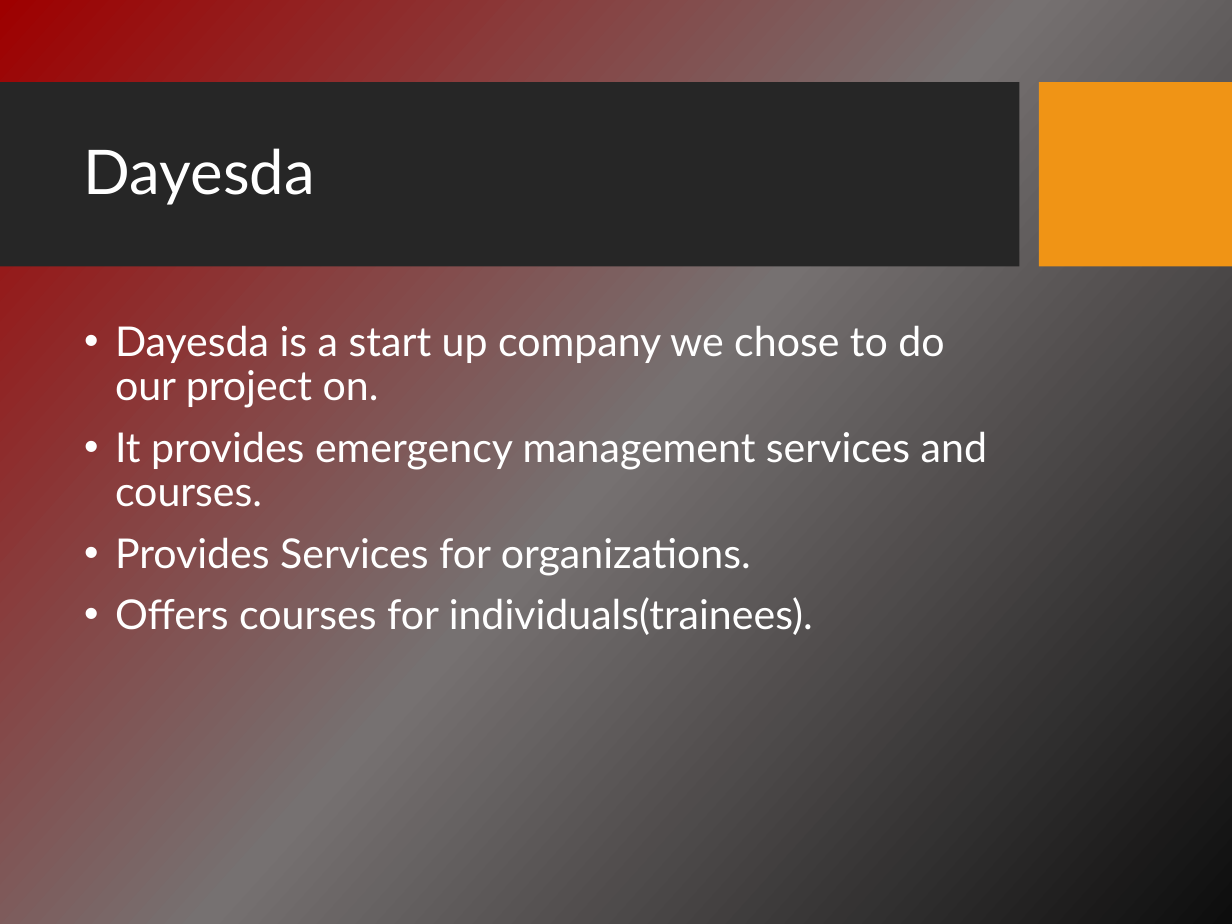
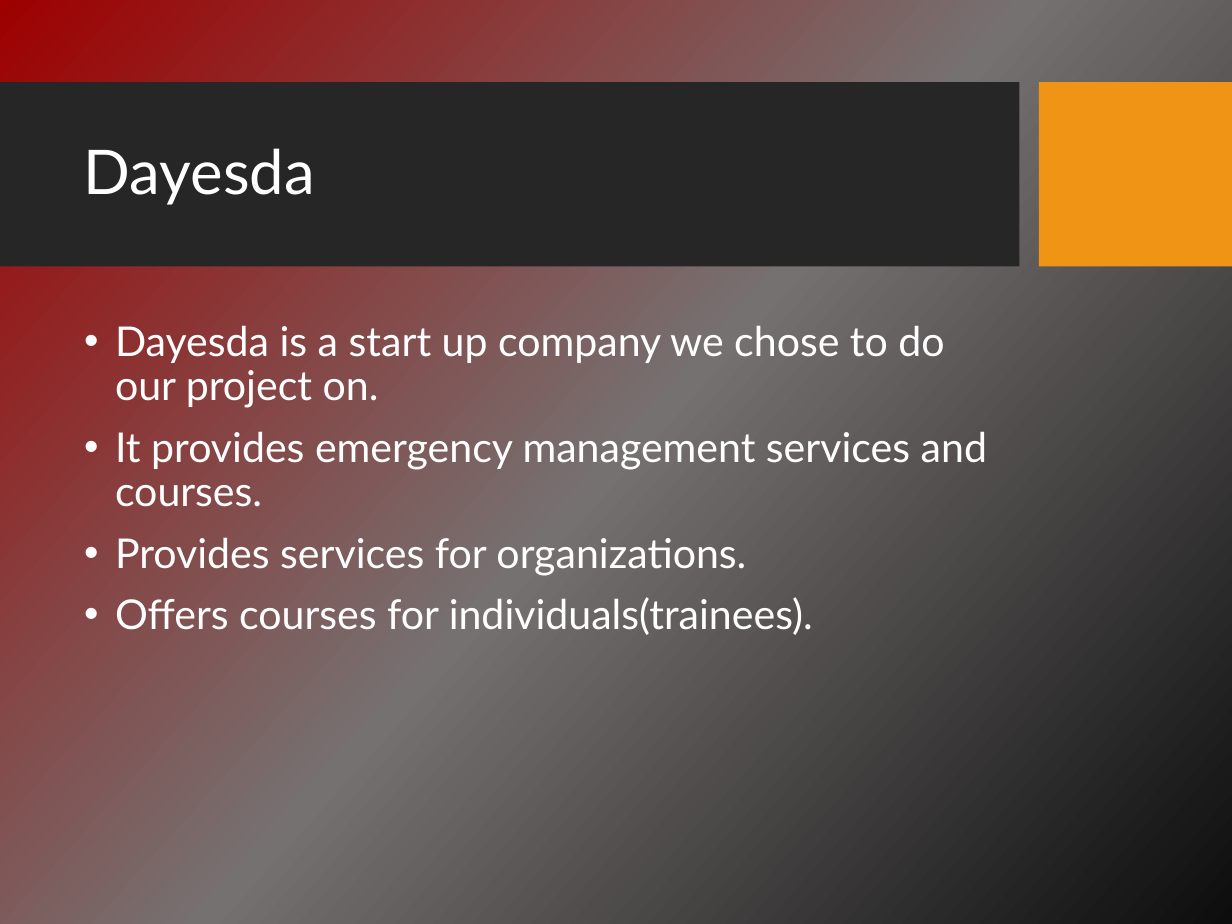
Before and after one commit to asmaalbarakati/Dayesda, a slide deck: slide 2 of Presentation.pptx. Drawn at 1232x924 pixels with LibreOffice and Linux fonts; fonts in the diff are those of the drawing; background and template pictures are left out. Boxes give left, top, right and bottom in pixels: in the first picture for what was removed or moved away, otherwise in the second. Text is boxed around its words. In the diff, an @@ line names an element or a change of style, - is before the commit and + after.

```diff
--- a/Presentation.pptx
+++ b/Presentation.pptx
@@ text at [115,537,746,576]: text changed @@
-• Provides Services for organizations.
+• Provides services for organizations.
```
Also in this commit, not shown: 5 other slides changed, 3 other files.
